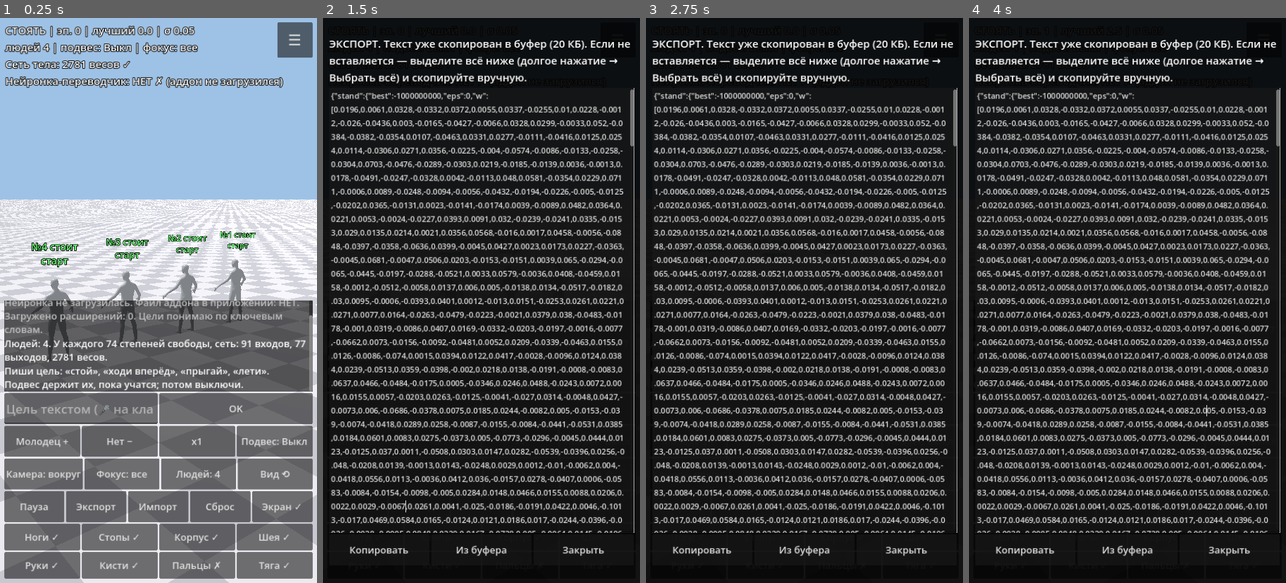
Above: before the commit, frames 1-4 (left to right).
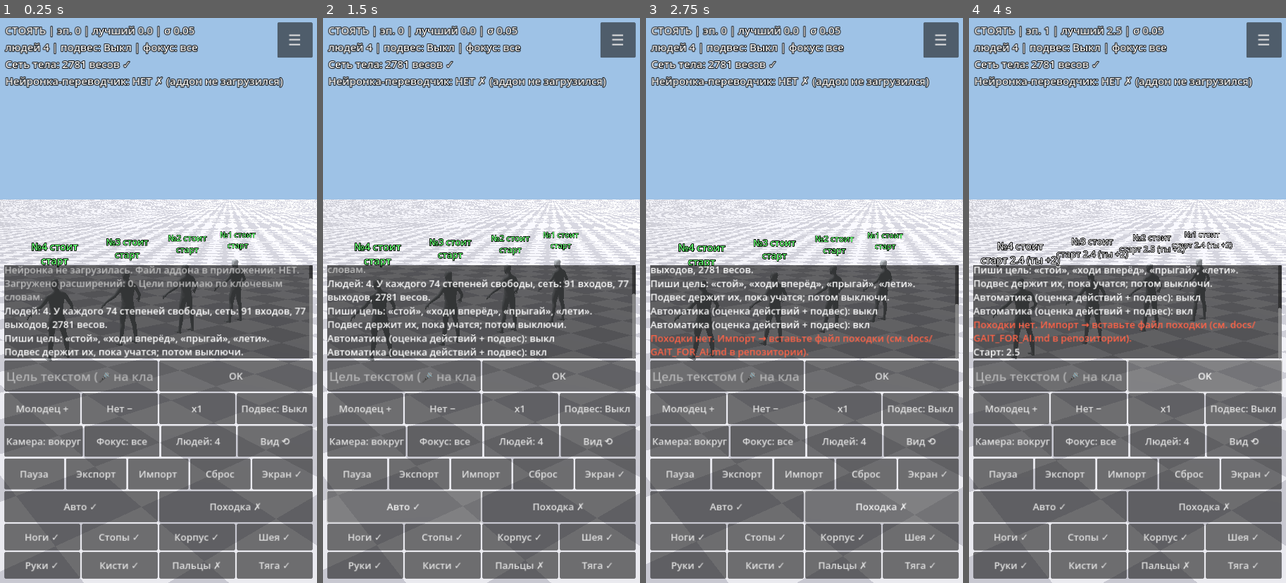
Above: after the commit, the same moments.

Repository: dmitriy2403iskan-star/Testung
Game: Godot game, scene res://sim.tscn
Two runs of this game, one before a commit and one after it. Both use one fixed random seed, a clock stepped at 60 frames per second and the inputs below.
Inputs (mouse positions are in pixels of both pictures, inside the frame that each line leads up to):
- Up to frame 1 (0.25 s): no input
- Up to frame 2 (1.5 s): click (405, 503) at 0.5 s, where only the run after the commit has a clickable "Авто ✓"; click (405, 503) at 1.25 s, where only the run after the commit has a clickable "Авто ✗"
- Up to frame 3 (2.75 s): click (880, 503) at 2 s, where only the run after the commit has a clickable "Походка ✗"
- Up to frame 4 (4 s): click "OK" at 2.75 s; click "OK" at 3.5 s

The runs differ from the first frame. In frame 1, 14% of the frame differs, in the area x 1-99%, y 43-90%; in frame 2, 96%; in frame 3, 96%, in the area x 0-100%, y 0-100%; in frame 4, 96%.

Commit message:
Автотренер (+/- за действия), автоподбор подвеса, походка из файла, docs для ИИ, читаемый экспорт
Co-Authored-By: Claude Sonnet 5.5 <noreply@anthropic.com>
Claude-Session: https://claude.ai/code/session_01Aur1z4pZbLjkyUEA4YEwcp

Diff:
--- a/agent.gd
+++ b/agent.gd
@@ -38,6 +38,7 @@
 var d_kd: Array = []
 var d_t: Array = []
 var d_g: Array = []
+var d_name: Array = []
 var root_rest_inv := Basis()
 var h0 := 0.9
 var n_dof := 0
@@ -63,8 +64,13 @@
 var verdict := "старт"
 var verdict_col := Color(0.8, 0.8, 0.8)
 var flash_t := 0.0
+var q_last := 0
+var q_good := 0
+var q_bad := 0
 var done := false      # закончил эпизод, ждёт остальных
 var fell := false
+var fin_up := 0.0
+var fin_fwd := 0.0
 var res := 0.0         # авто-оценка эпизода
 var events: Array = [] # ручные похвалы, ждут подтверждения [шаг, значение]
 const PRAISE_WIN := 0.8 # сек: похвала засчитывается, только если он ещё в порядке через это время
@@ -290,6 +296,7 @@
             d_kd.append(0.0)
             d_t.append(tm)
             d_g.append(sp["g"])
+            d_name.append(n + "." + a)
     n_dof = d_j.size()
     for rbm in bodies:
         total_mass += (rbm as RigidBody3D).mass
@@ -435,14 +442,21 @@
     _joint_state()
     var out := _policy(_sense(), cur_w)
     var e := 0.0
+    var g_on: bool = sim.gait_on
+    var gmix: float = sim.gait_mix
+    var gt := float(step) * dt
     for i in n_dof:
         var k: int = d_j[i]
         var pk: int = j_parent[k]
         var ax: Vector3 = jaxes[k][d_a[i]]
         var target := 0.0
+        var rng := maxf(absf(d_lo[i]), absf(d_hi[i]))
         if act[i]:
-            target = clampf(out[i] * maxf(absf(d_lo[i]), absf(d_hi[i])), d_lo[i], d_hi[i])
+            target = out[i] * rng
             e += absf(out[i])
+        if g_on:
+            target = target * gmix + sim.gait_off[i] + sim.gait_amp[i] * sin(TAU * (gt / sim.gait_period + sim.gait_ph[i]))
+        target = clampf(target, d_lo[i], d_hi[i])
         var F: Basis = j_frame[k]
         var axis0: Vector3 = F.x if d_a[i] == 0 else (F.y if d_a[i] == 1 else F.z)
         var ang: float = (jvec[k] as Vector3).dot(axis0)
@@ -468,6 +482,8 @@
         if lvl >= 2:
             var yaw := atan2(R.z.x, R.z.z)
             rb.apply_torque(Vector3(0, -yaw * kt * 0.5 - rb.angular_velocity.y * kt * 0.06, 0))
+    if sim.auto_on and step % 60 == 0:
+        _coach(R, h, rb)
     sum_up += maxf(R.y.y, 0.0)
     sum_h += h
     max_h = maxf(max_h, h)
@@ -478,6 +494,30 @@
     if not events.is_empty():
         _resolve_events(false)
     return step >= sim.ep_steps or fell or not pos.is_finite() or pos.length() > 400.0
+
+# автотренер: каждые 0.5 с оценивает действие по цели и даёт плюс/минус (оценка привязана к моменту)
+func _coach(R: Basis, h: float, rb: RigidBody3D) -> void:
+    var g: String = sim.goal
+    var up := R.y.y
+    var q := 0
+    var vz := rb.linear_velocity.z
+    var vh := Vector2(rb.linear_velocity.x, rb.linear_velocity.z).length()
+    if up < 0.6 or h < 0.6 * h0:
+        q = -1
+    elif g == "walk":
+        q = 1 if (up > 0.85 and vz > 0.4) else (-1 if vz < -0.2 else 0)
+    elif g == "jump":
+        q = 1 if h > h0 + 0.1 else 0
+    elif g == "fly":
+        q = 1 if h > h0 + 0.5 else (-1 if h < h0 else 0)
+    else:
+        q = 1 if (up > 0.9 and h > 0.85 * h0 and vh < 0.3) else 0
+    q_last = q
+    if q > 0:
+        q_good += 1
+    elif q < 0:
+        q_bad += 1
+    bonus += 0.3 * q
 
 func _ok_now() -> bool:
     var rb: RigidBody3D = bodies[root_i]
@@ -515,6 +555,9 @@
         flash("Молодец? (проверю)", Color(0.6, 1, 0.6))
 
 func finish() -> void:
+    var rbf: RigidBody3D = bodies[root_i]
+    fin_up = (rbf.global_transform.basis * root_rest_inv).y.y
+    fin_fwd = rbf.global_position.z - start.z
     res = score() if finite() else -100.0
     if not events.is_empty():
         _resolve_events(true)
--- /dev/null
+++ b/docs/example_gait.json
@@ -0,0 +1,8 @@
+{"gait": {"name": "Пример: шаг с подвесом", "period": 0.6, "mix": 0.0,
+ "joints": {
+  "thigh_l.x": {"offset_deg": -20, "amp_deg": 50, "phase": 0.0},
+  "thigh_r.x": {"offset_deg": -20, "amp_deg": 50, "phase": 0.5},
+  "calf_l.x":  {"offset_deg": 40, "amp_deg": 35, "phase": 0.25},
+  "calf_r.x":  {"offset_deg": 40, "amp_deg": 35, "phase": 0.75},
+  "spine_01.x": {"offset_deg": 8, "amp_deg": 0, "phase": 0.0}
+ }}}
--- a/sim.gd
+++ b/sim.gd
@@ -14,7 +14,7 @@
 const SPACING := 1.7
 const SIGMA_MUL := [1.0, 0.6, 1.5, 2.2]
 const SUPPORT_NAMES := ["Выкл", "Лёгкий", "Средний", "Сильный"]
-const MENU_H := 640.0
+const MENU_H := 720.0
 
 var cam: Camera3D
 var cam_mode := 0         # 0 - вокруг людей, 1 - свободный полёт
@@ -52,6 +52,21 @@
 var n_out := 0
 var n_w := 0
 
+var auto_on := true       # автотренер и автоподбор подвеса
+var ok_rounds := 0
+var bad_rounds := 0
+var auto_btn: Button
+var gait_on := false
+var gait_off: Array = []
+var gait_amp: Array = []
+var gait_ph: Array = []
+var gait_period := 1.0
+var gait_mix := 0.25      # сколько нейросеть добавляет поверх походки (0 = чистая походка)
+var gait_name := ""
+var gait_json := {}
+var gait_btn: Button
+const GAIT_SAVE := "user://gait.json"
+
 var skills := {}
 var goal := "stand"
 var w := PackedFloat32Array()
@@ -79,6 +94,10 @@
     _build_cam_pad()
     _spawn(n_agents)
     _load()
+    if FileAccess.file_exists(GAIT_SAVE):
+        var gj = JSON.parse_string(FileAccess.get_file_as_string(GAIT_SAVE))
+        if gj is Dictionary:
+            set_gait(gj)
     _set_goal("stand")
     brain = get_node("/root/Brain")
     brain.goal_ready.connect(_on_goal)
@@ -236,6 +255,8 @@
         if stall > 3:
             sigma = maxf(sigma * 0.9, 0.01)
             stall = 0
+    if auto_on:
+        _auto_curriculum()
     for a in agents:
         var sc2: float = a.res + a.bonus
         if prev < -1e8:
@@ -259,7 +280,55 @@
         a.cur_w = _mutate(a.sigma_mul)
         a.step = -1
 
+# автоподвес: если раунд удался несколько раз подряд - ослабляем подвес, если все падают - усиливаем
+func _round_success() -> bool:
+    var good := 0
+    var top_fwd := -9.0
+    var top_h := 0.0
+    for a in agents:
+        if not a.fell and a.fin_up > 0.8 and a.finite():
+            good += 1
+        top_fwd = maxf(top_fwd, a.fin_fwd)
+        top_h = maxf(top_h, a.max_h)
+    if good * 4 < agents.size() * 3:
+        return false
+    if goal == "walk":
+        return top_fwd > 1.5
+    if goal == "jump":
+        return top_h > agents[0].h0 + 0.15
+    if goal == "fly":
+        return top_h > agents[0].h0 + 0.5
+    return true
+
+func _auto_curriculum() -> void:
+    if baseline:
+        return
+    if _round_success():
+        ok_rounds += 1
+        bad_rounds = 0
+    else:
+        bad_rounds += 1
+        ok_rounds = 0
+    if ok_rounds >= 3:
+        ok_rounds = 0
+        if support > 0:
+            _log("[color=cyan]Авто: удаётся 3 раунда подряд → ослабляю подвес[/color]")
+            set_support(support - 1)
+        else:
+            _log("[color=lime]Авто: без подвеса стабильно получается («%s» освоено). Можно ставить следующую цель.[/color]" % GOALS[goal])
+    elif bad_rounds >= 6 and support < 3:
+        bad_rounds = 0
+        _log("[color=orange]Авто: 6 раундов неудач → усиливаю подвес[/color]")
+        set_support(support + 1)
+
+func _auto_toggle() -> void:
+    auto_on = not auto_on
+    auto_btn.text = "Авто ✓" if auto_on else "Авто ✗"
+    _log("Автоматика (оценка действий + подвес): %s" % ("вкл" if auto_on else "выкл"))
+
 func _restart_all() -> void:
+    ok_rounds = 0
+    bad_rounds = 0
     for a in agents:
         a.cur_w = w.duplicate()
         a.bonus = 0.0
@@ -308,6 +377,67 @@
             _log("[color=orange]Нейронка ответила непонятно, по ключевым словам → %s[/color]" % GOALS[g])
     _set_goal(g)
 
+# ---------- походка из файла (может быть написана любым ИИ, см. docs/) ----------
+# формат: {"gait": {"name": "...", "period": 1.0, "mix": 0.25,
+#          "joints": {"thigh_l.x": {"offset_deg": 0, "amp_deg": 25, "phase": 0.0}, ...}}}
+func set_gait(d: Dictionary) -> String:
+    var g = d.get("gait", d)
+    if not (g is Dictionary) or not (g.get("joints") is Dictionary):
+        return "нет раздела joints"
+    var per := float(g.get("period", 1.0))
+    if per < 0.2 or per > 5.0:
+        return "period должен быть от 0.2 до 5 секунд"
+    var names := {}
+    for i in n_dof:
+        names[agents[0].d_name[i]] = i
+    var off: Array = []
+    var amp: Array = []
+    var ph: Array = []
+    for i in n_dof:
+        off.append(0.0)
+        amp.append(0.0)
+        ph.append(0.0)
+    var unknown: Array = []
+    var used := 0
+    for k in g["joints"]:
+        if not names.has(str(k)):
+            unknown.append(str(k))
+            continue
+        var j: Dictionary = g["joints"][k]
+        var i: int = names[str(k)]
+        off[i] = deg_to_rad(float(j.get("offset_deg", 0.0)))
+        amp[i] = deg_to_rad(float(j.get("amp_deg", 0.0)))
+        ph[i] = float(j.get("phase", 0.0))
+        used += 1
+    if used == 0:
+        return "ни одного известного сустава (примеры имён: thigh_l.x, calf_r.x). Неизвестные: %s" % ", ".join(unknown.slice(0, 5))
+    gait_off = off
+    gait_amp = amp
+    gait_ph = ph
+    gait_period = per
+    gait_mix = clampf(float(g.get("mix", 0.25)), 0.0, 1.0)
+    gait_name = str(g.get("name", "без имени"))
+    gait_json = {"gait": g}
+    var f := FileAccess.open(GAIT_SAVE, FileAccess.WRITE)
+    if f:
+        f.store_string(JSON.stringify(gait_json))
+    _log("[color=lime]Походка «%s»: суставов %d, период %.2f с%s[/color]" % [gait_name, used, per, "" if unknown.is_empty() else ", неизвестных имён: %d (%s)" % [unknown.size(), ", ".join(unknown.slice(0, 3))]])
+    return ""
+
+func _gait_toggle() -> void:
+    if gait_amp.is_empty():
+        _log("[color=tomato]Походки нет. Импорт → вставьте файл походки (см. docs/GAIT_FOR_AI.md в репозитории).[/color]")
+        return
+    gait_on = not gait_on
+    gait_btn.text = "Походка ✓" if gait_on else "Походка ✗"
+    baseline = true
+    best = -1e9
+    _restart_all()
+    if gait_on:
+        _log("Походка «%s» включена. Для проверки: цель «ходи», подвес Средний/Сильный." % gait_name)
+    else:
+        _log("Походка выключена.")
+
 # ---------- сохранение / экспорт умений ----------
 func _store() -> void:
     if w.size() != n_w or n_w == 0:
@@ -347,6 +477,8 @@
     var good := {}
     var info: Array = []
     for g in js.data:
+        if str(g).begins_with("_"):
+            continue
         var v = js.data[g]
         if not GOALS.has(str(g)) or not (v is Dictionary) or not v.has("w"):
             info.append("«%s» пропущено" % str(g))
@@ -362,7 +494,12 @@
 func _open_panel(mode: String) -> void:
     _store()
     if mode == "export":
-        var s := JSON.stringify(skills)
+        var parts: Array = []
+        for g in skills:
+            var v: Dictionary = skills[g].duplicate()
+            v["название"] = GOALS.get(g, g)
+            parts.append("\"%s\": %s" % [g, JSON.stringify(v)])
+        var s := "{\n\"_info\": \"Умения человека (Testung). Ключ = цель, eps = число эпизодов, best = лучшая оценка, w = веса сети (%d штук). Загружайте целиком через Импорт.\",\n%s\n}" % [n_w, ",\n".join(parts)]
         DisplayServer.clipboard_set(s)
         panel_text.text = s
         panel_title.text = "ЭКСПОРТ. Текст уже скопирован в буфер (%d КБ). Если не вставляется — выделите всё ниже (долгое нажатие → Выбрать всё) и скопируйте вручную." % (s.length() / 1024)
@@ -384,6 +521,23 @@
     panel_text.text = DisplayServer.clipboard_get()
 
 func _panel_apply() -> void:
+    var raw := panel_text.text
+    var ga := raw.find("\"gait\"")
+    if ga >= 0 and raw.find("\"joints\"") >= 0:
+        var jd = JSON.parse_string(raw.substr(raw.find("{")))
+        if jd is Dictionary:
+            var er := set_gait(jd)
+            if er == "":
+                panel_layer.visible = false
+                gait_on = false
+                _gait_toggle()
+                _set_goal("walk")
+                if support == 0:
+                    set_support(2)
+            else:
+                panel_title.text = "ПОХОДКА НЕ ЗАГРУЖЕНА: " + er
+                _log("[color=tomato]Походка: %s[/color]" % er)
+            return
     var r := _parse_skills(panel_text.text)
     if not r["ok"]:
         panel_title.text = "НЕ ЗАГРУЖЕНО: " + str(r["msg"])
@@ -488,6 +642,12 @@
     r3.add_child(_btn("Сброс", _reset_skill))
     screen_btn = _btn("Экран ✓", _screen)
     r3.add_child(screen_btn)
+    var r5 := HBoxContainer.new()
+    box.add_child(r5)
+    auto_btn = _btn("Авто ✓", _auto_toggle)
+    r5.add_child(auto_btn)
+    gait_btn = _btn("Походка ✗", _gait_toggle)
+    r5.add_child(gait_btn)
     var rg: HBoxContainer
     var gi := 0
     for g in groups:
Not shown, added: docs/GAIT_FOR_AI.md
